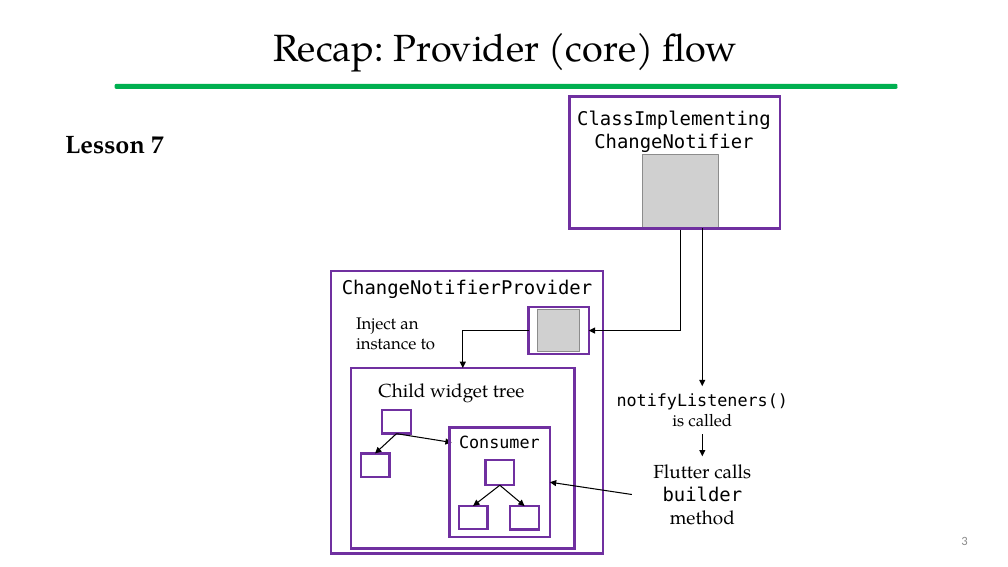
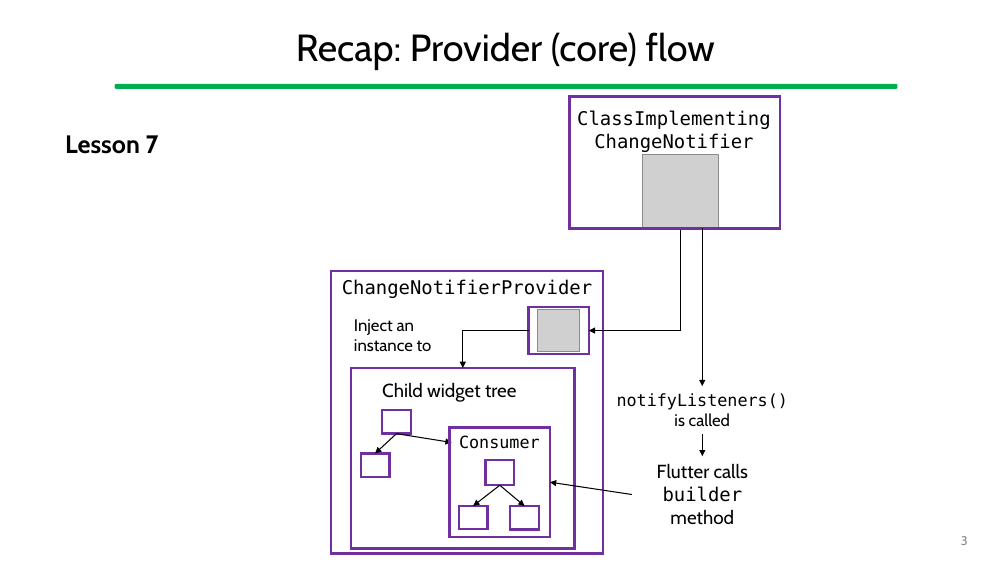
Before and after one commit to gcappon/bwthw, a slide deck: slide 3 of lab_11-linking_state_management_with_networking/lab_11-linking_state_management_with_networking.pptx. Drawn at 1008x567 pixels with LibreOffice and Linux fonts; fonts in the diff are those of the drawing; grey boxes stand for pictures. Boxes give left, top, right and bottom in pixels: in the first picture for what was removed or moved away, otherwise in the second. Text is boxed around its words. In the diff, an @@ line names an element or a change of style, - is before the commit and + after.

```diff
--- a/lab_11-linking_state_management_with_networking/lab_11-linking_state_management_with_networking.pptx
+++ b/lab_11-linking_state_management_with_networking/lab_11-linking_state_management_with_networking.pptx
@@ font TeX Gyre Pagella to Cabin in 4 elements at (296,32,715,70), (382,382,517,402), (65,135,159,154), (354,319,432,352) @@
@@ text "notifyListeners() is called" at (617,393,788,426): font TeX Gyre Pagella to Cabin in "is called" @@
@@ text "Flutter calls builder method" at (657,463,748,525): font TeX Gyre Pagella to Cabin in "Flutter calls method" @@
@@ page number at (961,536,968,545): font Calibri to Cabin @@
```
Also in this commit, not shown: 10 other slides changed, 36 other files.
